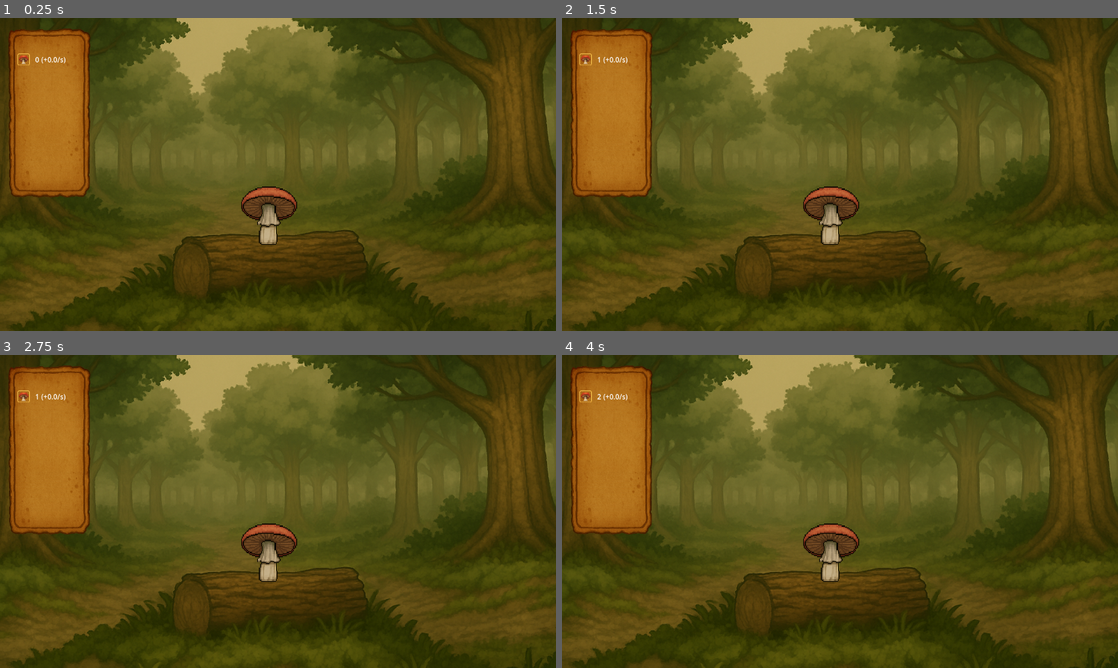
Above: before the commit, frames 1-4 (two rows, left to right).
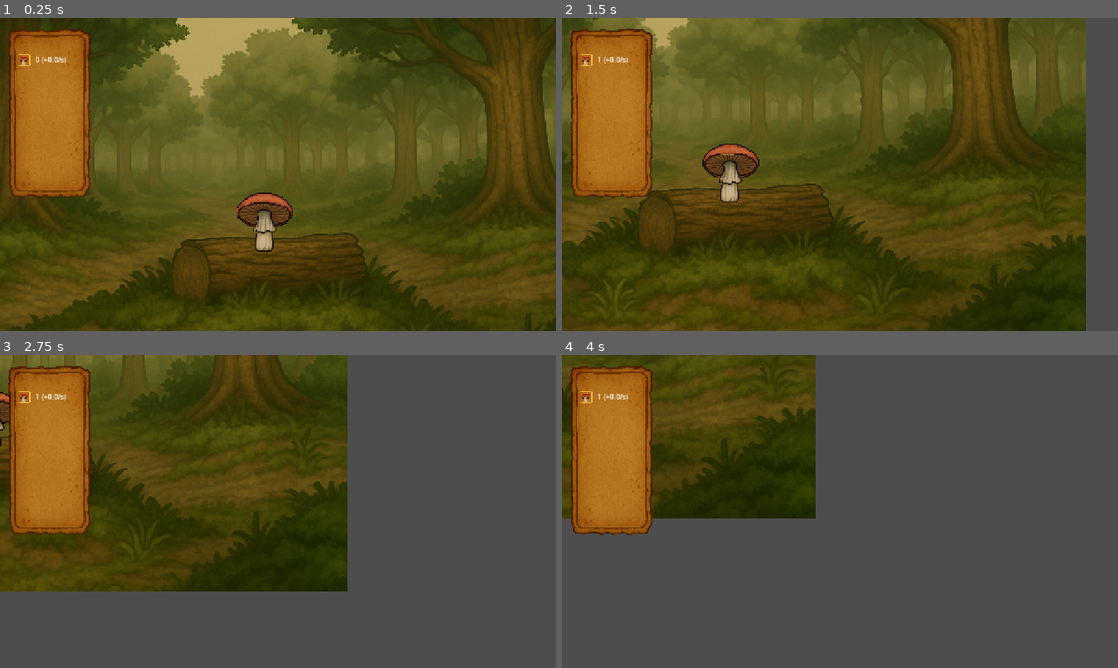
Above: after the commit, the same moments.

Repository: KewCubed/fungal-overgrowth
Game: Godot game, scene res://scenes/MainScene.tscn
Two runs of this game, one before a commit and one after it. Both use one fixed random seed, a clock stepped at 60 frames per second and the inputs below.
Inputs (mouse positions are in pixels of both pictures, inside the frame that each line leads up to):
- Up to frame 1 (0.25 s): no input
- Up to frame 2 (1.5 s): tap Enter at 0.5 s; drag from (828, 215) to (895, 105) at 0.52 s; drag from (728, 190) to (828, 215) at 1.27 s
- Up to frame 3 (2.75 s): move the mouse to (333, 442) at 2.02 s; click (333, 442) at 2.17 s
- Up to frame 4 (4 s): drag from (812, 574) to (673, 464) at 2.77 s; move the mouse to (1006, 558) at 3.52 s; click (1006, 558) at 3.67 s

The runs differ from the first frame. In frame 1, 4.5% of the frame differs, in the area x 1-100%, y 0-100%; in frame 2, 49%; in frame 3, 80%; in frame 4, 89%, in the area x 0-100%, y 0-100%.

Commit message:
background update

Diff:
--- a/project.godot
+++ b/project.godot
@@ -24,4 +24,5 @@
 
 window/size/viewport_width=1280
 window/size/viewport_height=720
-window/stretch/mode="viewport"
+window/stretch/mode="canvas_items"
+window/stretch/aspect="expand"
--- a/scenes/MainScene.tscn
+++ b/scenes/MainScene.tscn
@@ -10,20 +10,27 @@
 [node name="MainScene" type="Node2D"]
 script = ExtResource("1_ibiss")
 
-[node name="Background" type="Sprite2D" parent="."]
-position = Vector2(660, 346)
+[node name="Background2" type="TextureRect" parent="."]
+anchors_preset = 15
+anchor_right = 1.0
+anchor_bottom = 1.0
+offset_right = 1536.0
+offset_bottom = 1024.0
+grow_horizontal = 2
+grow_vertical = 2
 texture = ExtResource("2_c6dvc")
 
 [node name="Control" type="Control" parent="."]
 layout_mode = 3
-anchors_preset = 0
-offset_top = 2.0
-offset_right = 1276.0
-offset_bottom = 680.0
+anchors_preset = 15
+anchor_right = 1.0
+anchor_bottom = 1.0
+grow_horizontal = 2
+grow_vertical = 2
 mouse_filter = 2
 
 [node name="MushroomSprite" type="Area2D" parent="."]
-position = Vector2(653.5, 387.5)
+position = Vector2(753, 562)
 scale = Vector2(0.18457, 0.18457)
 disable_mode = 2
 
@@ -35,4 +42,15 @@
 position = Vector2(-186.921, 344.043)
 shape = SubResource("CircleShape2D_ibiss")
 
+[node name="Camera2D" type="Camera2D" parent="."]
+offset = Vector2(750, 520)
+position_smoothing_enabled = true
+drag_horizontal_enabled = true
+drag_vertical_enabled = true
+drag_horizontal_offset = 0.5
+drag_left_margin = 0.0
+drag_top_margin = 0.0
+drag_right_margin = 0.02
+drag_bottom_margin = 0.11
+
 [connection signal="input_event" from="MushroomSprite" to="." method="_on_mushroom_sprite_input_event"]
--- a/scripts/MainScene.gd
+++ b/scripts/MainScene.gd
@@ -1,58 +1,89 @@
 extends Node2D
 
-@onready var SporeParticleScene = preload("res://scenes/SporeParticle.tscn")
-@onready var UIOverlayScene = preload("res://scenes/UIOverlay.tscn")
-var ui = null
+@onready var background := $Background2
+@onready var spore_particle_scene = preload("res://scenes/SporeParticle.tscn")
+@onready var ui_overlay_scene = preload("res://scenes/UIOverlay.tscn")
+var ui: CanvasLayer
+const NOTIFICATION_WM_RESIZED = 1004
+
+var dragging := false
+var drag_origin := Vector2()
+var drag_camera_anchor := Vector2()
+@onready var cam := $Camera2D
 
 func _ready():
-	print("MainScene is running")
-	ui = UIOverlayScene.instantiate()
+	DisplayServer.window_set_min_size(Vector2i(960, 540))
+	ui = ui_overlay_scene.instantiate()
 	add_child(ui)
 
+	# Get background size before frame starts
+	var bg_size = background.texture.get_size() * background.scale
+	cam.force_update_scroll()
+
+func _notification(what):
+	if what == NOTIFICATION_WM_RESIZED:
+		var new_size = get_viewport().get_visible_rect().size
+		print("RESIZED VIEWPORT:", new_size)
+
+func is_mouse_over_mushroom() -> bool:
+	var local_mouse = $MushroomSprite.to_local(get_global_mouse_position())
+	return $MushroomSprite.get_node("Sprite2D").get_rect().has_point(local_mouse)
+
+func _input(event):
+	if event is InputEventMouseButton:
+		if event.button_index == MOUSE_BUTTON_LEFT:
+			if event.pressed and not is_mouse_over_mushroom():
+				dragging = true
+				drag_origin = get_global_mouse_position()
+				drag_camera_anchor = cam.position
+			else:
+				dragging = false
+	elif event is InputEventMouseMotion and dragging:
+		var delta = drag_origin - get_global_mouse_position()
+		var new_pos = drag_camera_anchor + delta
+		cam.position = clamp_camera(new_pos)
+
+func clamp_camera(pos: Vector2) -> Vector2:
+	var half_viewport = get_viewport().get_visible_rect().size / 2.0
+	var bg_pos = background.global_position
+	var bg_size = background.size
+	var bg_min = bg_pos + half_viewport
+	var bg_max = bg_pos + bg_size - half_viewport
+
+	if half_viewport.x * 2 >= bg_size.x or half_viewport.y * 2 >= bg_size.y:
+		return bg_pos + bg_size / 2.0
+
+	return pos.clamp(bg_min, bg_max)
+
 func _process(_delta):
-	ui.update_currency("Spores", GameManager.spores, GameManager.spores_passive)
-	ui.update_currency("Nutrients", GameManager.nutrients, GameManager.nutrients_passive)
-	ui.update_currency("Mycelium Mass", GameManager.mycelium_mass, GameManager.mycelium_passive)
-	ui.update_currency("Mutagen", GameManager.mutagen, GameManager.mutagen_passive)
-	ui.update_currency("Neural Essence", GameManager.neural_essence, GameManager.neural_passive)
+	if ui:
+		ui.update_currency("Spores", GameManager.spores, GameManager.spores_passive)
+		ui.update_currency("Nutrients", GameManager.nutrients, GameManager.nutrients_passive)
+		ui.update_currency("Mycelium Mass", GameManager.mycelium_mass, GameManager.mycelium_passive)
+		ui.update_currency("Mutagen", GameManager.mutagen, GameManager.mutagen_passive)
+		ui.update_currency("Neural Essence", GameManager.neural_essence, GameManager.neural_passive)
 
 func add_spores(amount: int) -> void:
 	GameManager.spores += amount
 
-
 func _on_mushroom_sprite_input_event(_viewport, event, _shape_idx):
 	if event is InputEventMouseButton and event.pressed and event.button_index == MOUSE_BUTTON_LEFT:
-		var time_now = Time.get_ticks_msec() / 1000.0
-		if time_now - GameManager.last_click_time < GameManager.click_cooldown:
-			return  # too soon — skip
-
-		GameManager.last_click_time = time_now
+		var now = Time.get_ticks_msec() / 1000.0
+		if now - GameManager.last_click_time < GameManager.click_cooldown:
+			return
+		GameManager.last_click_time = now
 		GameManager.add_spores(1)
-		spawn_spore_particle(event.position)
+		spawn_spore_particle(get_global_mouse_position())
 		squish_mushroom()
 
-
 func squish_mushroom():
-	var mushroom_sprite = $MushroomSprite/Sprite2D
-	mushroom_sprite.scale = Vector2(0.85, 1.15)
-
-	var tween = create_tween()
-	tween.tween_property(
-		mushroom_sprite,
-		"scale",
-		Vector2(1, 1),
-		0.15
-	).set_ease(Tween.EASE_OUT).set_trans(Tween.TRANS_BACK)
-
+	var sprite = $MushroomSprite/Sprite2D
+	sprite.scale = Vector2(0.85, 1.15)
+	create_tween().tween_property(sprite, "scale", Vector2.ONE, 0.15).set_ease(Tween.EASE_OUT).set_trans(Tween.TRANS_BACK)
 
 func spawn_spore_particle(click_pos: Vector2):
-	var spore = SporeParticleScene.instantiate()
+	var spore = spore_particle_scene.instantiate()
 	add_child(spore)
-
 	var spread = 8
-	var offset = Vector2(
-		randf_range(-spread, spread),
-		randf_range(-spread / 2, spread / 2)
-	)
-
+	var offset = Vector2(randf_range(-spread, spread), randf_range(-spread / 2, spread / 2))
 	spore.global_position = click_pos + offset
Not shown, changed: .gitignore
